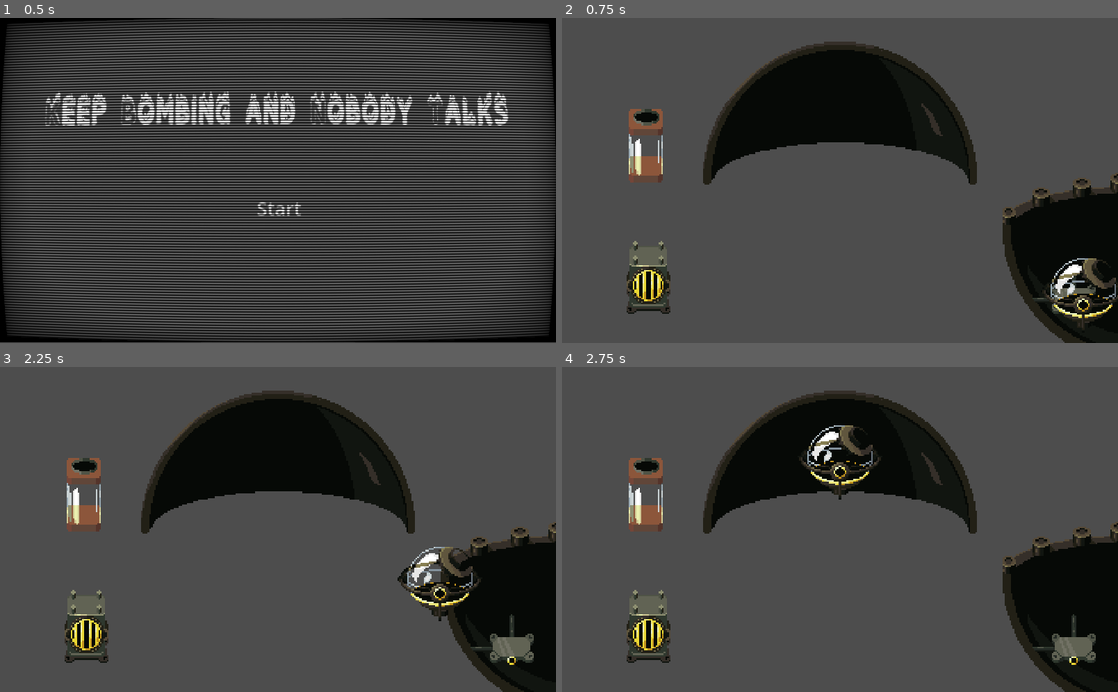
Above: before the commit, frames 1-4 (two rows, left to right).
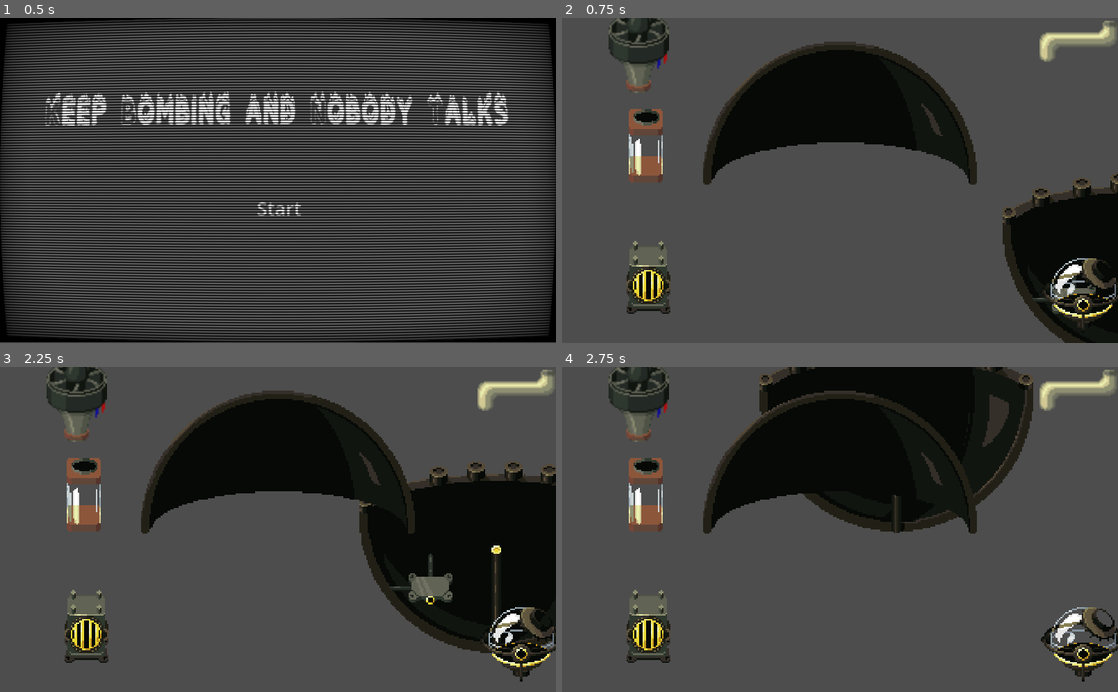
Above: after the commit, the same moments.

Repository: MarianPoirot/Gamejam-construire
Game: Godot game, scene res://Scenes/World/Opening.tscn
Same seed, same stepped clock (60 frames per second), same inputs: the game is played once before the commit and once after it.
Inputs (mouse positions are in pixels of both pictures, inside the frame that each line leads up to):
- Up to frame 1 (0.5 s): no input
- Up to frame 2 (0.75 s): click "Start" at 0.5 s
- Up to frame 3 (2.25 s): tap Enter at 1.25 s; drag from (278, 461) to (461, 643) at 1.27 s; tap Space (start) at 2 s; drag from (522, 643) to (278, 461) at 2.02 s
- Up to frame 4 (2.75 s): no input

Frame 1 is identical in both runs. In frame 2, 2.1% of the frame differs, in the area x 8-100%, y 0-24%; in frame 3, 15%; in frame 4, 21%, in the area x 8-100%, y 0-100%.

Commit message:
turbine + conduit-vapeur

Diff:
--- a/Scenes/Pieces/Piece.tscn
+++ b/Scenes/Pieces/Piece.tscn
@@ -6,6 +6,7 @@
 radius = 24.0
 
 [sub_resource type="CircleShape2D" id="CircleShape2D_fw7gl"]
+radius = 8.0
 
 [node name="Piece" type="Area2D"]
 collision_layer = 2
--- a/Scenes/Pieces/conduit-vapeur.tscn
+++ b/Scenes/Pieces/conduit-vapeur.tscn
@@ -1,22 +1,21 @@
 [gd_scene load_steps=4 format=3 uid="uid://buyqii003lxp7"]
 
 [ext_resource type="PackedScene" uid="uid://dfk32paob4qpa" path="res://Scenes/Pieces/Piece.tscn" id="1_yka70"]
+[ext_resource type="Texture2D" uid="uid://chfuvt1trxs8e" path="res://Assets/Sprites/Tuyau.png" id="2_fypeb"]
 
 [sub_resource type="CapsuleShape2D" id="CapsuleShape2D_o46fb"]
-height = 128.0
-
-[sub_resource type="CapsuleShape2D" id="CapsuleShape2D_cgudu"]
-radius = 9.0
-height = 160.0
+radius = 8.0
+height = 48.0
 
 [node name="ConduitVapeur" instance=ExtResource("1_yka70")]
 id = 5
 
 [node name="DragDropCollision" parent="." index="0"]
-position = Vector2(0, 57)
+rotation = 1.5708
 shape = SubResource("CapsuleShape2D_o46fb")
 
-[node name="DragDropCollision2" type="CollisionShape2D" parent="." index="1"]
-position = Vector2(70, 0)
-rotation = -1.57079
-shape = SubResource("CapsuleShape2D_cgudu")
+[node name="Ancre" parent="." index="1"]
+position = Vector2(-19, 10)
+
+[node name="Sprite2D" type="Sprite2D" parent="." index="3"]
+texture = ExtResource("2_fypeb")
--- a/Scenes/World/Main.tscn
+++ b/Scenes/World/Main.tscn
@@ -1,11 +1,13 @@
-[gd_scene load_steps=7 format=3 uid="uid://b3wbxtbbacebh"]
+[gd_scene load_steps=9 format=3 uid="uid://b3wbxtbbacebh"]
 
 [ext_resource type="Script" path="res://Scripts/World/Main.gd" id="1_vn17v"]
 [ext_resource type="PackedScene" uid="uid://bdjiu0hjvnp10" path="res://Scenes/Pieces/ballon.tscn" id="2_y7w6m"]
 [ext_resource type="PackedScene" uid="uid://nulgtes263rk" path="res://Scenes/Pieces/coque_inférieure.tscn" id="3_k3jia"]
 [ext_resource type="PackedScene" uid="uid://ksyhx6uwk1rr" path="res://Scenes/Pieces/coque_supérieure.tscn" id="4_ccyxp"]
-[ext_resource type="PackedScene" uid="uid://b7g4do0pyfl23" path="res://Scenes/Pieces/reservoir.tscn" id="6_g1jcb"]
+[ext_resource type="PackedScene" uid="uid://buyqii003lxp7" path="res://Scenes/Pieces/conduit-vapeur.tscn" id="6_bnl4o"]
+[ext_resource type="PackedScene" path="res://Scenes/Pieces/reservoir.tscn" id="6_g1jcb"]
 [ext_resource type="PackedScene" uid="uid://b2dfvrvgwbnae" path="res://Scenes/Pieces/chaudiere.tscn" id="6_ncykg"]
+[ext_resource type="PackedScene" uid="uid://dx4bvefdrh8sf" path="res://Scenes/Pieces/turbine.tscn" id="7_pxymf"]
 
 [node name="Main" type="Node2D"]
 script = ExtResource("1_vn17v")
@@ -33,3 +35,11 @@
 texture_filter = 1
 position = Vector2(154, 242)
 scale = Vector2(3, 3)
+
+[node name="Turbine" parent="." instance=ExtResource("7_pxymf")]
+position = Vector2(141, 53)
+scale = Vector2(3, 3)
+
+[node name="ConduitVapeur" parent="." instance=ExtResource("6_bnl4o")]
+position = Vector2(951, 43)
+scale = Vector2(3, 3)
Not shown: 1 places in Scenes/Pieces/ballon.tscn that only renumber resources
Not shown: 1 places in Scenes/Pieces/coque_supérieure.tscn that only renumber resources
